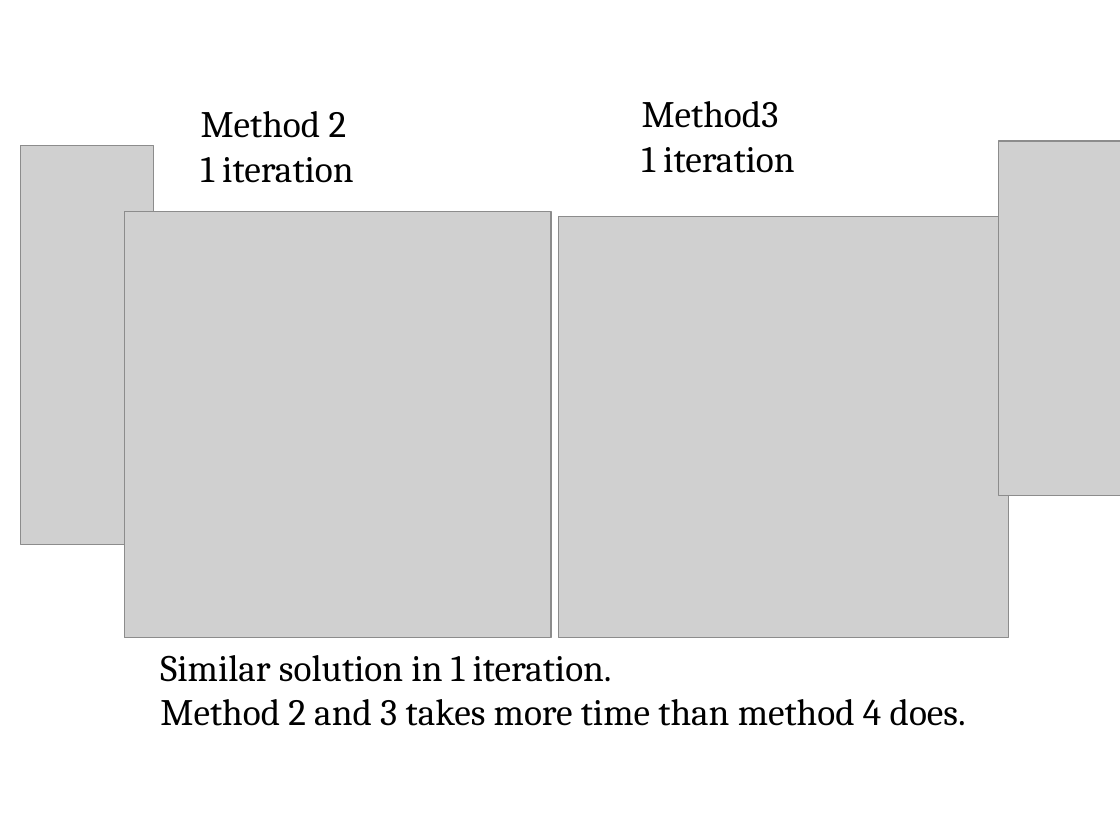
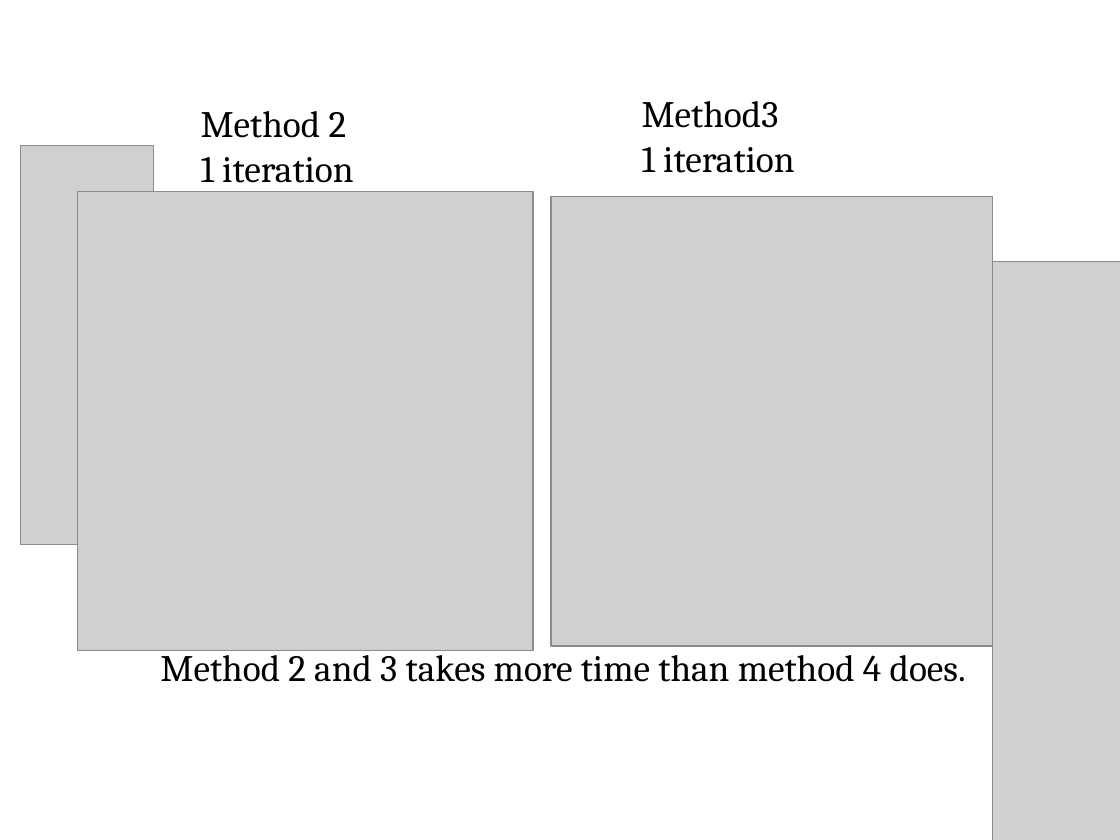
Before and after one commit to Hellozepp117/bolun117, a slide deck: slide 8 of papers/report 12 12.pptx. Drawn at 1120x840 pixels with LibreOffice and Linux fonts; fonts in the diff are those of the drawing; grey boxes stand for pictures; background and template pictures are left out. Boxes give left, top, right and bottom in pixels: in the first picture for what was removed or moved away, otherwise in the second. Text is boxed around its words. In the diff, an @@ line names an element or a change of style, - is before the commit and + after.

```diff
--- a/papers/report 12 12.pptx
+++ b/papers/report 12 12.pptx
@@ picture removed at <box>998,141,1120,496</box> @@
@@ picture: place and size @@
-picture at <box>124,212,551,638</box>
+picture at <box>77,192,533,651</box>
@@ picture: place and size @@
-picture at <box>559,216,1009,637</box>
+picture at <box>551,196,992,646</box>
@@ picture added at <box>992,261,1120,840</box> @@
@@ text at <box>160,655,612,682</box>: paragraph removed @@
-Similar solution in 1 iteration.
```
Also in this commit, not shown: 1 other slide changed, 2 slides added, 4 other files.
